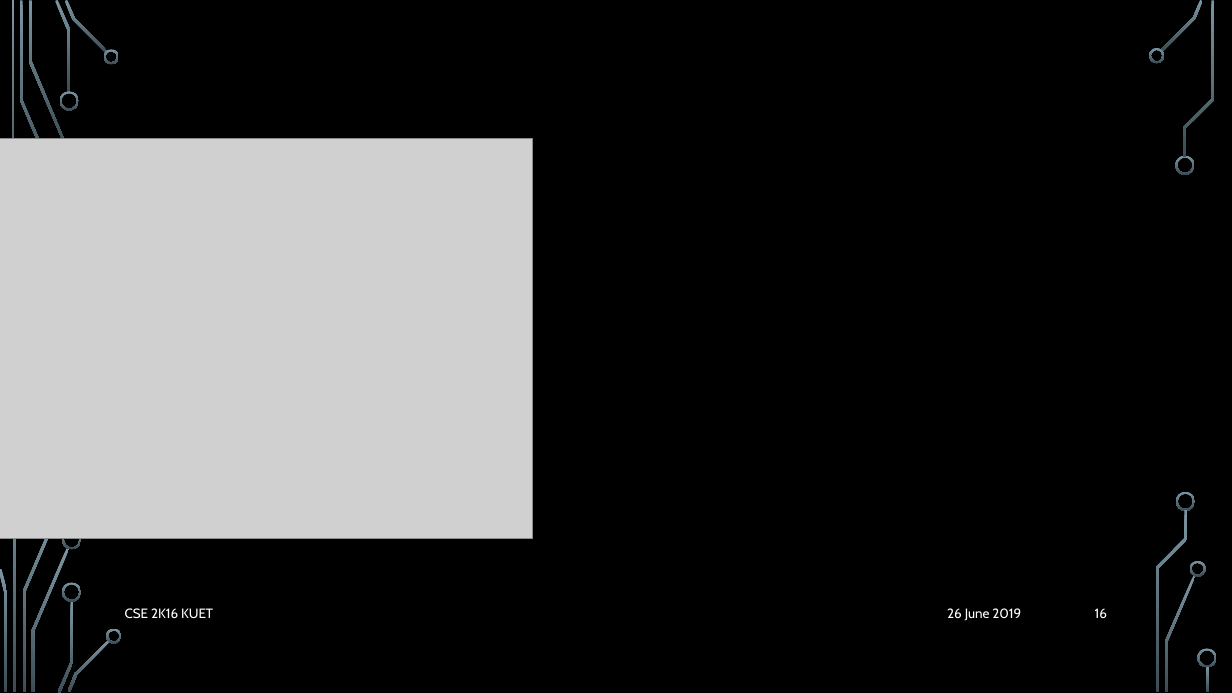
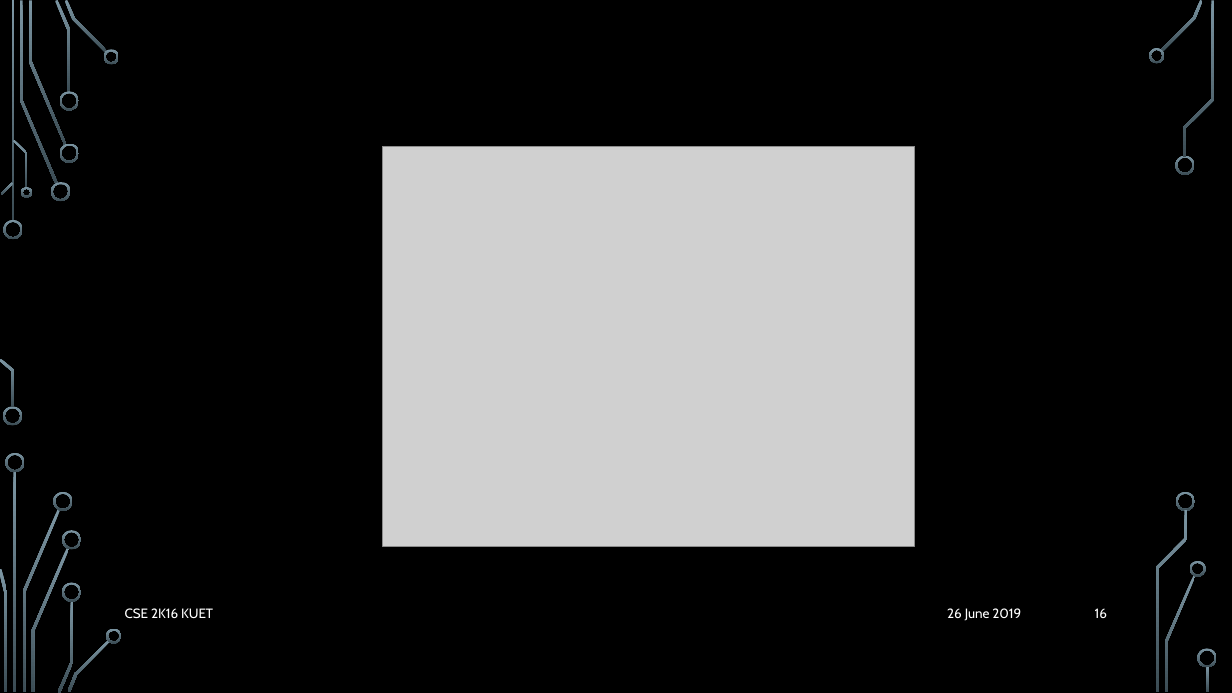
Before and after one commit to delowarsikder/PresentaionSlide, a slide deck: slide 16 of System-Development-Life-Cycle final.pptx. Drawn at 1232x693 pixels with LibreOffice and Linux fonts; fonts in the diff are those of the drawing; grey boxes stand for pictures; background and template pictures are left out. Boxes give left, top, right and bottom in pixels: in the first picture for what was removed or moved away, otherwise in the second. Text is boxed around its words. In the diff, an @@ line names an element or a change of style, - is before the commit and + after.

```diff
--- a/System-Development-Life-Cycle final.pptx
+++ b/System-Development-Life-Cycle final.pptx
@@ picture: place and size @@
-picture at [0, 139, 532, 539]
+picture at [383, 146, 915, 546]
@@ group added at [3, 143, 79, 511]: 7 freeform shapes @@
```
Also in this commit, not shown: 5 other slides changed.
